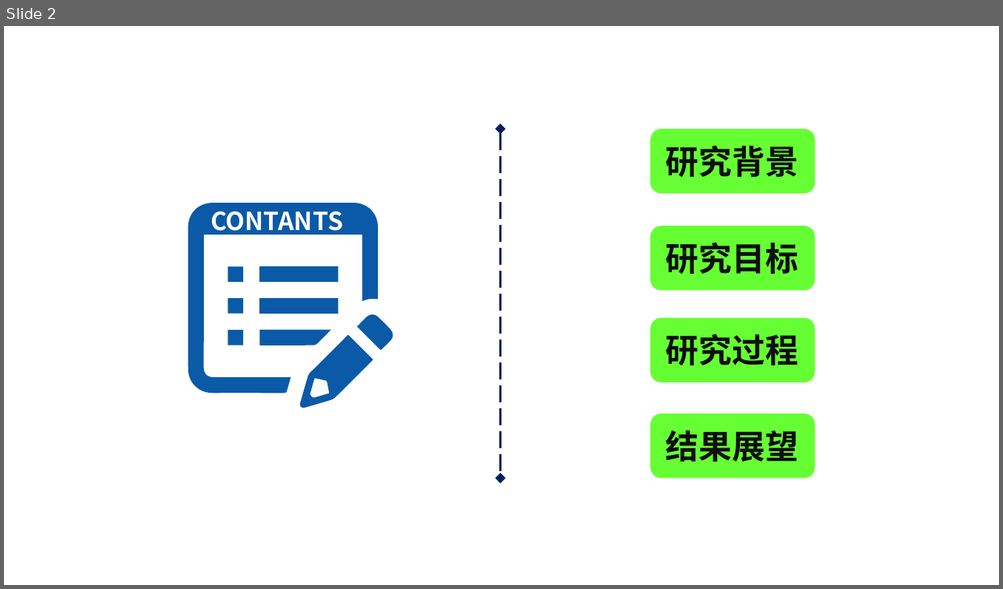
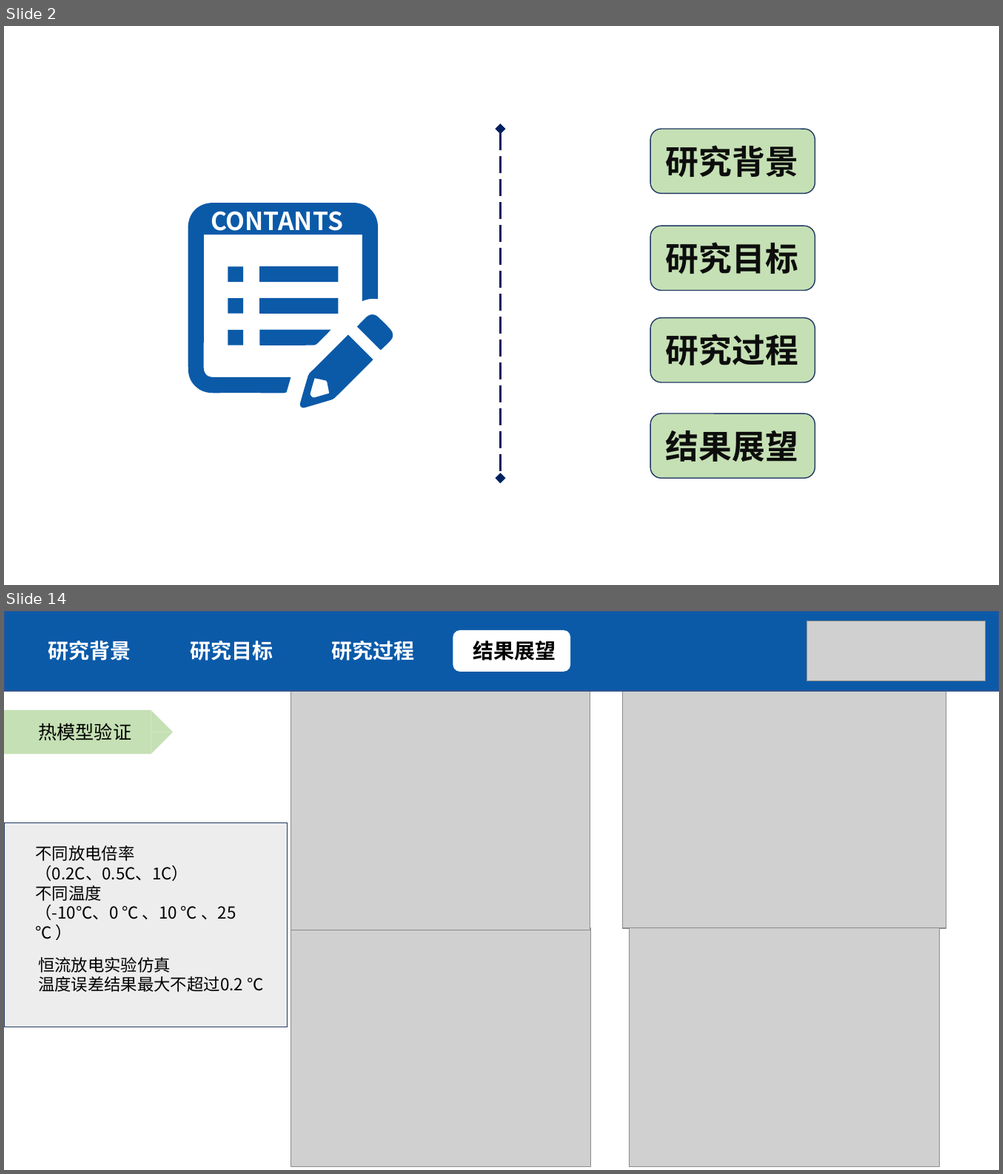
Before and after one commit to SudaSoda/Graduation-Design, a slide deck: Output/毕设答辩_赵杰_1452047.pptx. Shown one above the other, each under a label of ours: slide 2 before the commit, slides 2 and 14 after it; the slides between them are not shown. The pictures are 1003x589 and 1003x1174 pixels, drawn with LibreOffice and Linux fonts; fonts in the diff are those of the drawing; grey boxes stand for pictures. Boxes give left, top, right and bottom in pixels: in the first picture for what was removed or moved away, otherwise in the second. Text is boxed around its words. In the diff, an @@ line names an element or a change of style, - is before the commit and + after.

```diff
--- a/Output/毕设答辩_赵杰_1452047.pptx
+++ b/Output/毕设答辩_赵杰_1452047.pptx
@@ slide 14 added at (4, 611, 999, 1170), background #FFFFFF @@
@@ rectangle added at (4, 611, 999, 691), fill #0B5AA8, outline #325491 1 pt @@
@@ rounded rectangle added at (28, 630, 145, 672), fill #0B5AA8 @@
@@ rounded rectangle added at (170, 630, 287, 672), fill #0B5AA8 @@
@@ rounded rectangle added at (311, 630, 429, 672), fill #0B5AA8 @@
@@ rounded rectangle added at (453, 630, 570, 672), fill #FFFFFF @@
@@ picture added at (807, 621, 986, 681) @@
@@ text added at (48, 641, 131, 661), 20 pt, text #FFFFFF, bold @@
+研究背景
@@ text added at (190, 641, 273, 661), 20 pt, text #FFFFFF, bold @@
+研究目标
@@ text added at (331, 641, 414, 661), 20 pt, text #FFFFFF, bold @@
+研究过程
@@ text added at (473, 641, 556, 661), 20 pt, text #000000, bold @@
+结果展望
@@ picture added at (291, 689, 590, 931) @@
@@ picture added at (623, 691, 945, 929) @@
@@ rectangle added at (4, 710, 151, 755), fill #C5E0B4 @@
@@ right triangle added at (151, 710, 173, 732), fill #C5E0B4 @@
@@ text added at (38, 723, 131, 741), 18 pt, text #000000 @@
+热模型验证
@@ right triangle added at (151, 732, 173, 755), fill #C5E0B4 @@
@@ rectangle added at (4, 823, 287, 1028), fill #EDEDED, outline #203864 1 pt @@
@@ text added at (36, 846, 236, 940), 16 pt, text #000000 @@
+不同放电倍率
+（0.2C、0.5C、1C）
+不同温度
+（-10℃、0 ℃ 、10 ℃ 、25 ℃ ）
@@ picture added at (291, 929, 590, 1167) @@
@@ picture added at (629, 928, 939, 1167) @@
@@ text added at (38, 957, 263, 992), 16 pt, text #000000 @@
+恒流放电实验仿真
+温度误差结果最大不超过0.2 ℃
@@ slide 2 changed as well @@
@@ fill #66FF33 to #C5E0B4; outline none to #203864 1 pt in 4 elements at (650, 129, 814, 194), (650, 226, 814, 291), (650, 318, 814, 383), (650, 414, 814, 479) @@
```
Also in this commit, not shown: 1 other slide changed, 14 other slides added, 8 other files.
